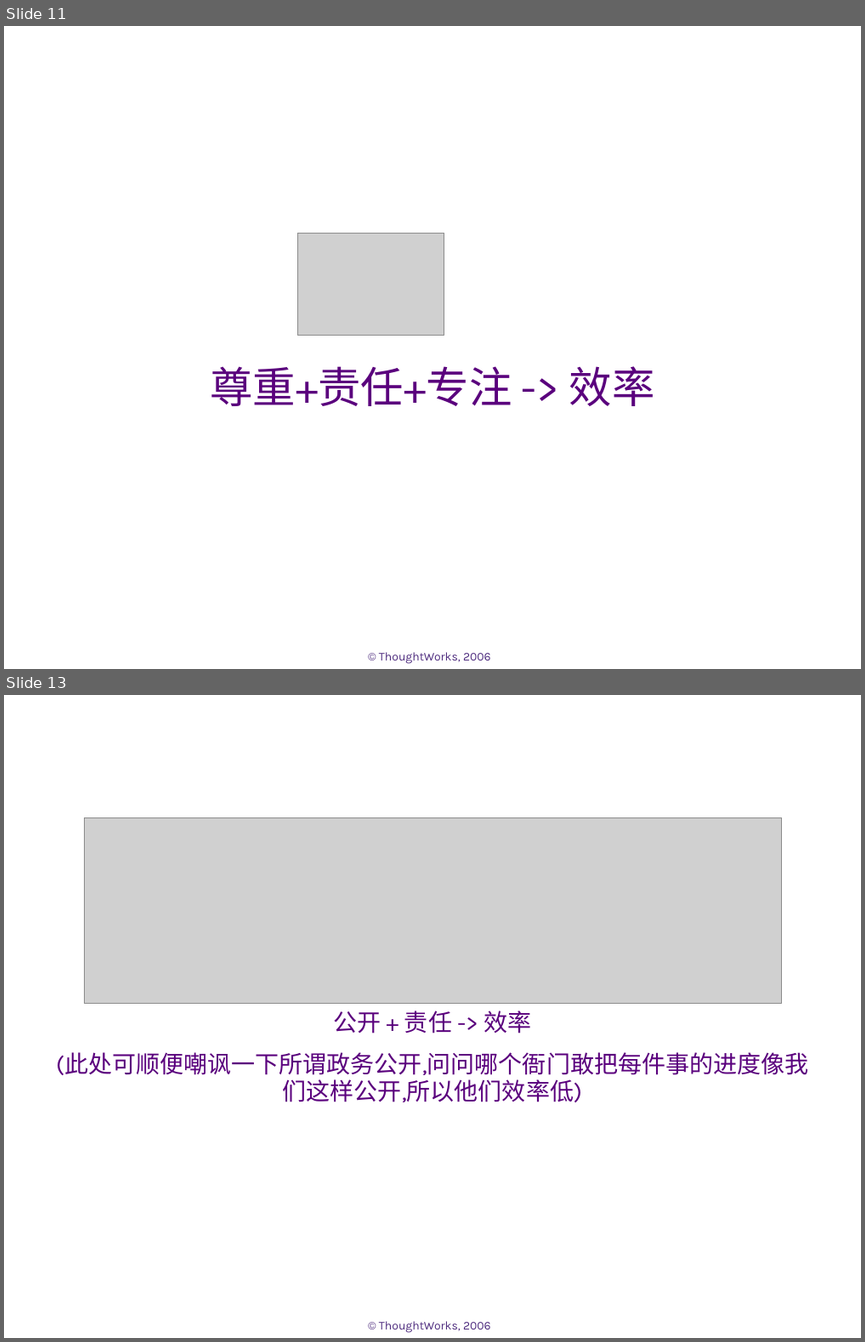
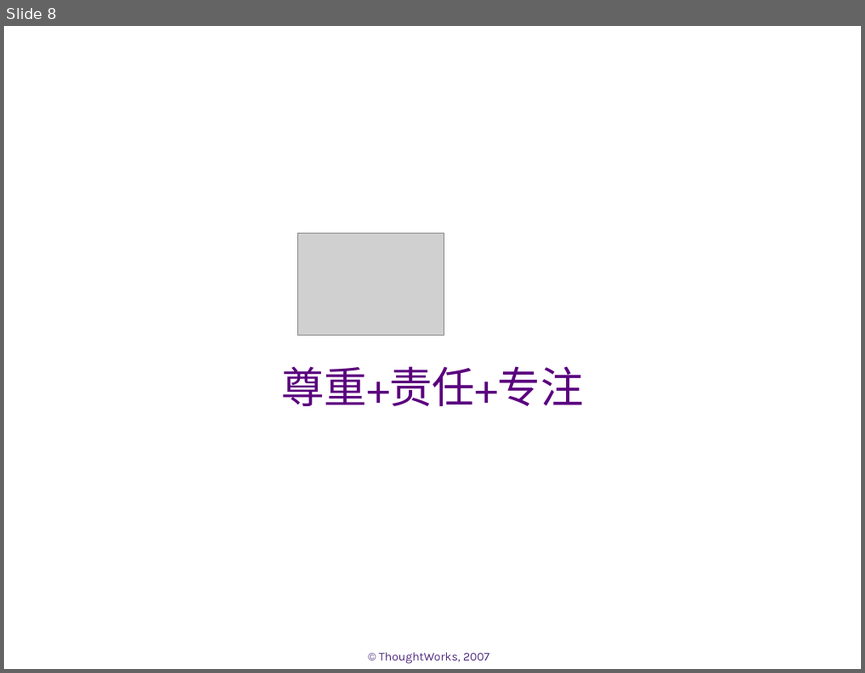
Before and after one commit to whimet/agilechina, a slide deck: docs/demo.ppt. Shown one above the other, each under a label of ours: slides 11 and 13 before the commit, slide 8 after it; the slides between them are not shown. The pictures are 865x1342 and 865x673 pixels, drawn with LibreOffice and Linux fonts; fonts in the diff are those of the drawing; grey boxes stand for pictures; background and template pictures are left out. Boxes give left, top, right and bottom in pixels: in the first picture for what was removed or moved away, otherwise in the second. Text is boxed around its words. In the diff, an @@ line names an element or a change of style, - is before the commit and + after.

```diff
--- a/docs/demo.ppt
+++ b/docs/demo.ppt
@@ slide 13 removed at (4,695,861,1338), background #FFFFFF; not listed: 1 template element that a slide beside it also shows @@
@@ picture removed at (85,817,782,1003) @@
@@ subtitle removed at (56,1010,808,1102) @@
-公开 + 责任 -> 效率
-(此处可顺便嘲讽一下所谓政务公开,问问哪个衙门敢把每件事的进度像我们这样公开,所以他们效率低)
@@ what was slide 11 is now slide 8 @@
@@ slide 8 changed as well @@
@@ subtitle at (281,366,583,406): text changed @@
-尊重+责任+专注 -> 效率
+尊重+责任+专注
@@ text at (379,652,489,664): text changed @@
-© ThoughtWorks, 2006
+© ThoughtWorks, 2007
```
Also in this commit, not shown: 9 other slides changed, 8 slides added, 9 other slides removed.
